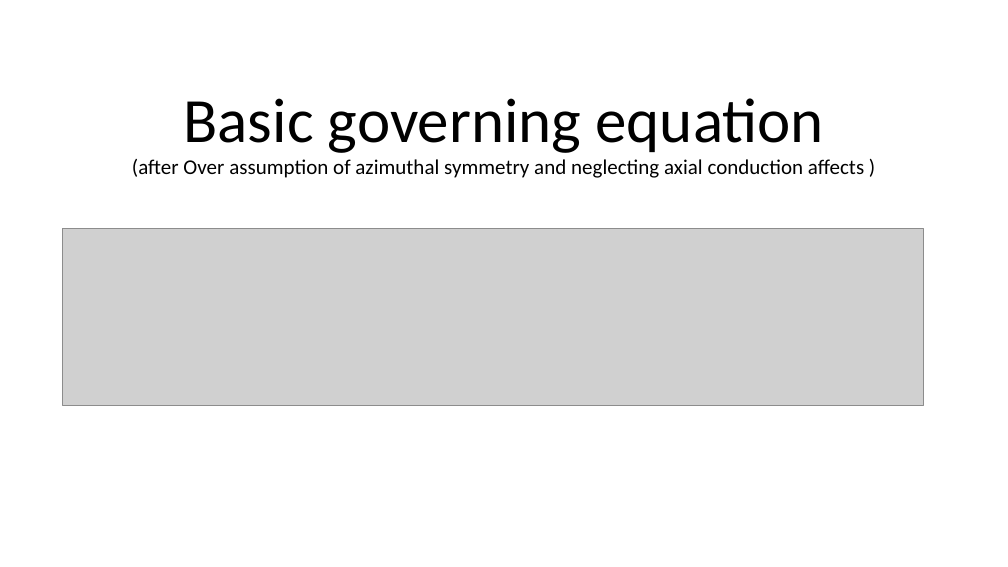
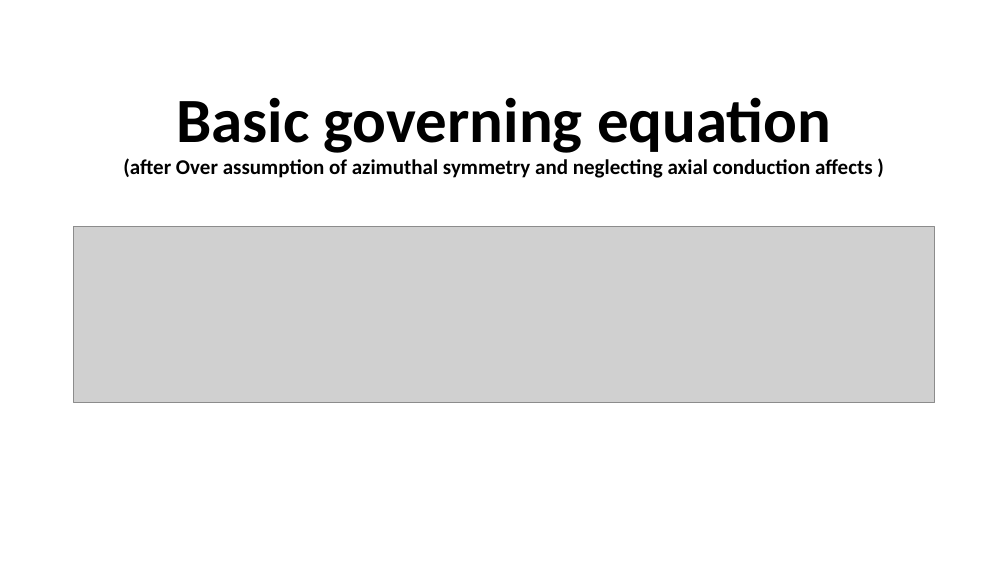
Before and after one commit to rinsane/Subchannel-Analysis, a slide deck: slide 3 of Docs/Presentation Files/Transientfinal.pptx (slide 4 before the commit). Drawn at 1008x567 pixels with LibreOffice and Linux fonts; fonts in the diff are those of the drawing; grey boxes stand for pictures. Boxes give left, top, right and bottom in pixels: in the first picture for what was removed or moved away, otherwise in the second. Text is boxed around its words. In the diff, an @@ line names an element or a change of style, - is before the commit and + after.

```diff
--- a/Docs/Presentation Files/Transientfinal.pptx
+++ b/Docs/Presentation Files/Transientfinal.pptx
@@ title "Basic governing equation (after Over ..." at <box>123,97,873,178</box>: bold on @@
@@ picture: place and size @@
-picture at <box>62,229,924,405</box>
+picture at <box>73,227,935,403</box>
```
Also in this commit, not shown: 12 other slides changed, 1 slide added, 4 slides removed, 16 other files.
